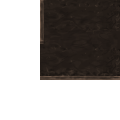
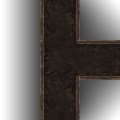
Revision of a layered 120 × 120 image; what changed, layer by layer:
hid "h 3 copy 12" over [40, 0, 120, 80]
added layer "Layer 1 copy 15" above "Layer 1 copy 14" over [40, 0, 120, 120]
added layer "Layer 1 copy 14" above "Layer 1 copy 13" over [2, 0, 120, 120]
